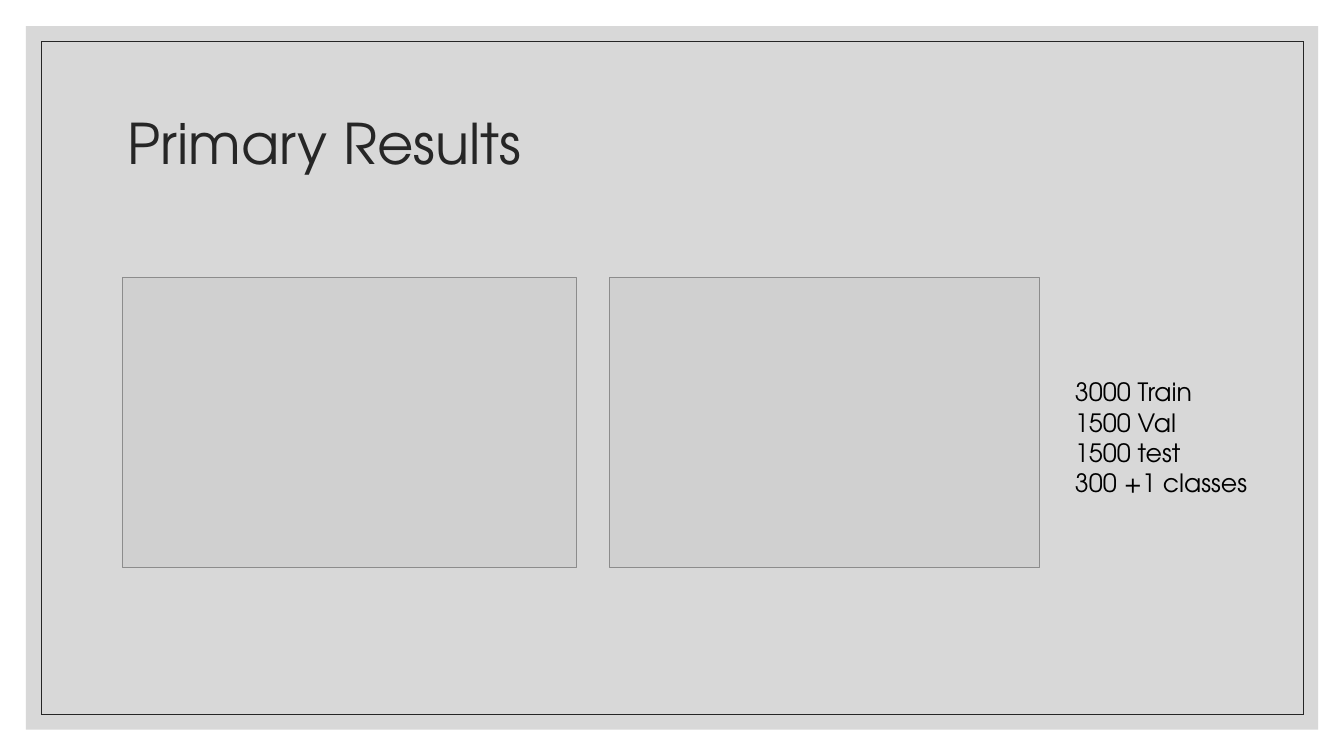
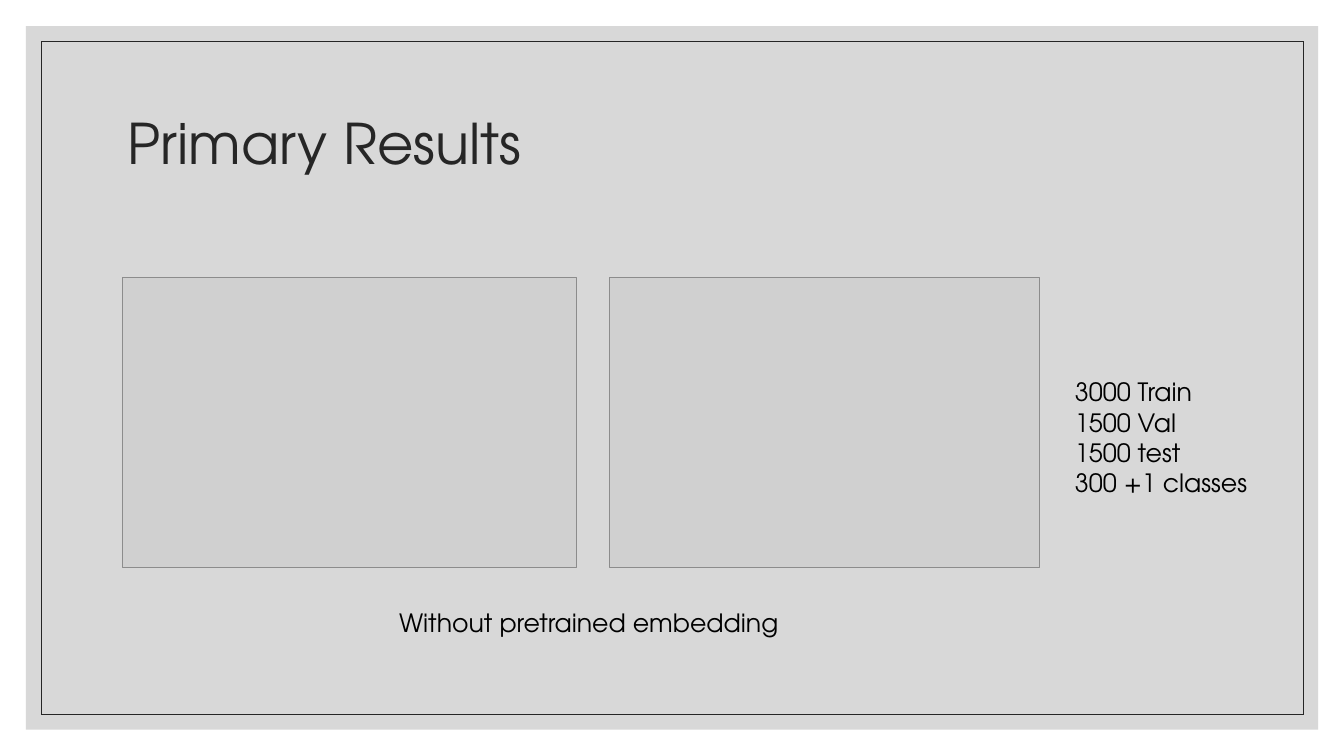
Before and after one commit to maryamhashemi/Persian_VQA, a slide deck: slide 8 of Progress Report/Persianvqa_progress_report.pptx. Drawn at 1344x756 pixels with LibreOffice and Linux fonts; fonts in the diff are those of the drawing; grey boxes stand for pictures. Boxes give left, top, right and bottom in pixels: in the first picture for what was removed or moved away, otherwise in the second. Text is boxed around its words. In the diff, an @@ line names an element or a change of style, - is before the commit and + after.

```diff
--- a/Progress Report/Persianvqa_progress_report.pptx
+++ b/Progress Report/Persianvqa_progress_report.pptx
@@ text added at box(399, 613, 778, 638), 18 pt, text #000000 @@
+Without pretrained embedding
```
Also in this commit, not shown: 1 other slide changed, 1 slide added, 3 other files.
